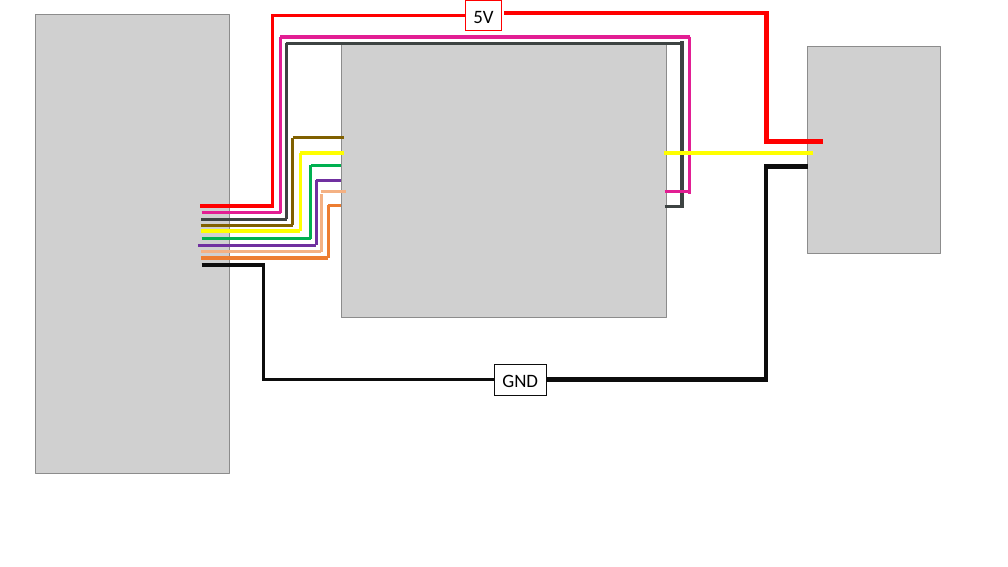
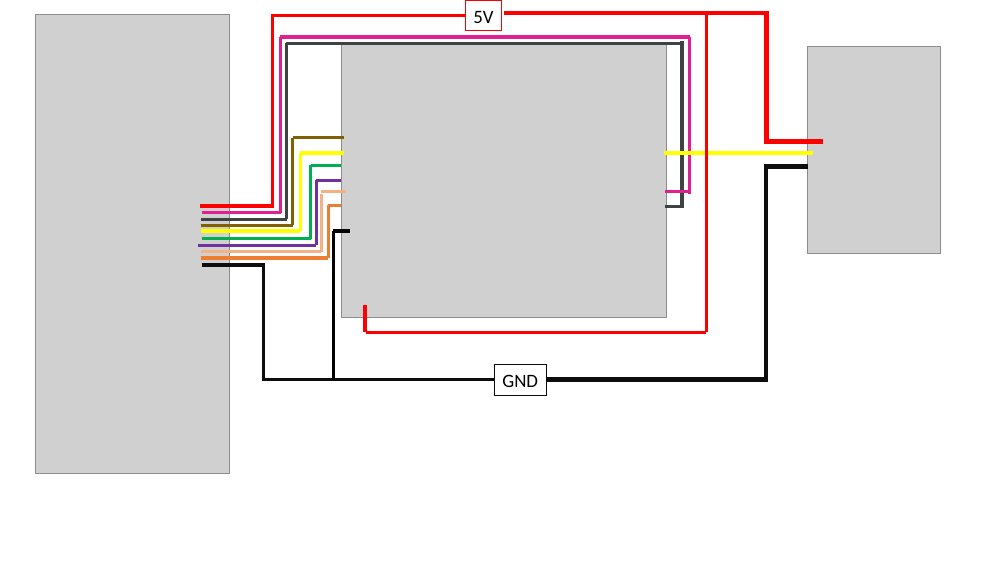
Before and after one commit to lunaechechuriignacio/Tesis, a slide deck: slide 1 of ESP32/DIAGRAMA DE CONEXIONES.pptx. Drawn at 1008x567 pixels with LibreOffice and Linux fonts; fonts in the diff are those of the drawing; grey boxes stand for pictures. Boxes give left, top, right and bottom in pixels: in the first picture for what was removed or moved away, otherwise in the second. Text is boxed around its words. In the diff, an @@ line names an element or a change of style, - is before the commit and + after.

Commit message:
se actualizo el diagrama de conexiones

```diff
--- a/ESP32/DIAGRAMA DE CONEXIONES.pptx
+++ b/ESP32/DIAGRAMA DE CONEXIONES.pptx
@@ line added from (706, 13) to (706, 332), #FF0000 3 pt @@
@@ line added from (333, 231) to (350, 231), #000000 3 pt @@
@@ line added from (333, 231) to (333, 380), #000000 3 pt @@
@@ line added from (365, 306) to (365, 332), #FF0000 3 pt @@
@@ line added from (366, 332) to (706, 332), #FF0000 3 pt @@
```
